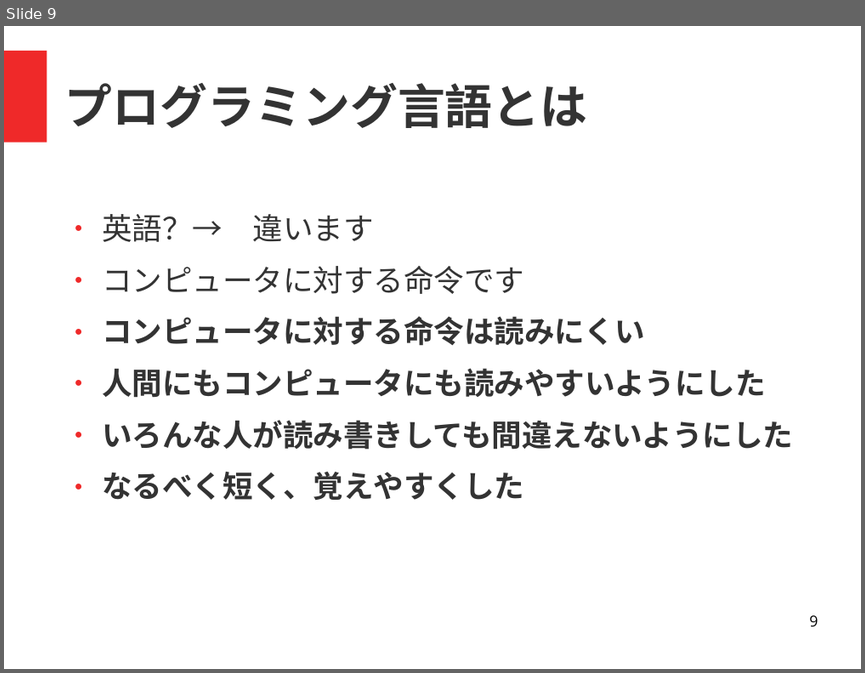
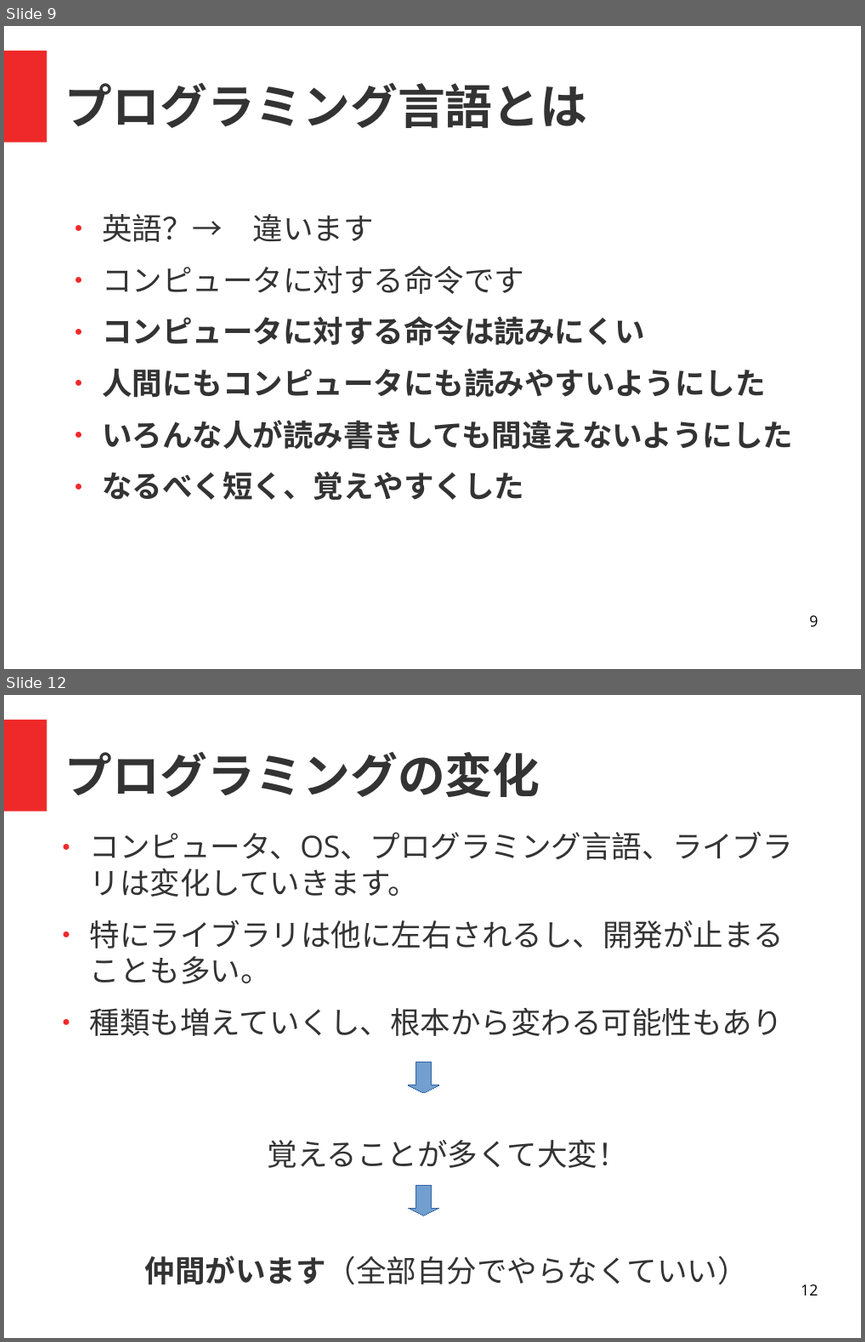
Before and after one commit to coderdojo-nada/resource, a slide deck: guide/coderdojo-nada紹介.odp. Shown one above the other, each under a label of ours: slide 9 before the commit, slides 9 and 12 after it; the slides between them are not shown. The pictures are 865x673 and 865x1342 pixels, drawn with LibreOffice and Linux fonts; fonts in the diff are those of the drawing. Boxes give left, top, right and bottom in pixels: in the first picture for what was removed or moved away, otherwise in the second. Text is boxed around its words. In the diff, an @@ line names an element or a change of style, - is before the commit and + after.

```diff
--- a/guide/coderdojo-nada紹介.odp
+++ b/guide/coderdojo-nada紹介.odp
@@ slide 12 added at (x1=4, y1=695, x2=861, y2=1338), background #FFFFFF; not listed: 1 template element that a slide beside it also shows @@
@@ title added at (x1=65, y1=752, x2=540, y2=797), 44 pt, text #333333, bold @@
+プログラミングの変化
@@ text added at (x1=90, y1=831, x2=793, y2=1036), 28 pt, text #333333 @@
+● コンピュータ、OS、プログラミング言語、ライブラリは変化していきます。
+● 特にライブラリは他に左右されるし、開発が止まることも多い。
+● 種類も増えていくし、根本から変わる可能性もあり
@@ down arrow added at (x1=409, y1=1062, x2=438, y2=1092), fill #729FCF, outline #3465A4 0 pt @@
@@ text added at (x1=268, y1=1140, x2=628, y2=1168), 28 pt, text #333333 @@
+覚えることが多くて大変！
@@ down arrow added at (x1=409, y1=1185, x2=438, y2=1215), fill #729FCF, outline #3465A4 0 pt @@
@@ text added at (x1=145, y1=1255, x2=748, y2=1285), 28 pt, text #333333 @@
+仲間がいます（全部自分でやらなくていい）
@@ page number added at (x1=800, y1=1284, x2=817, y2=1295), 14 pt, text #000000 @@
+12
```
Also in this commit, not shown: 4 slides changed, 2 other slides added.
